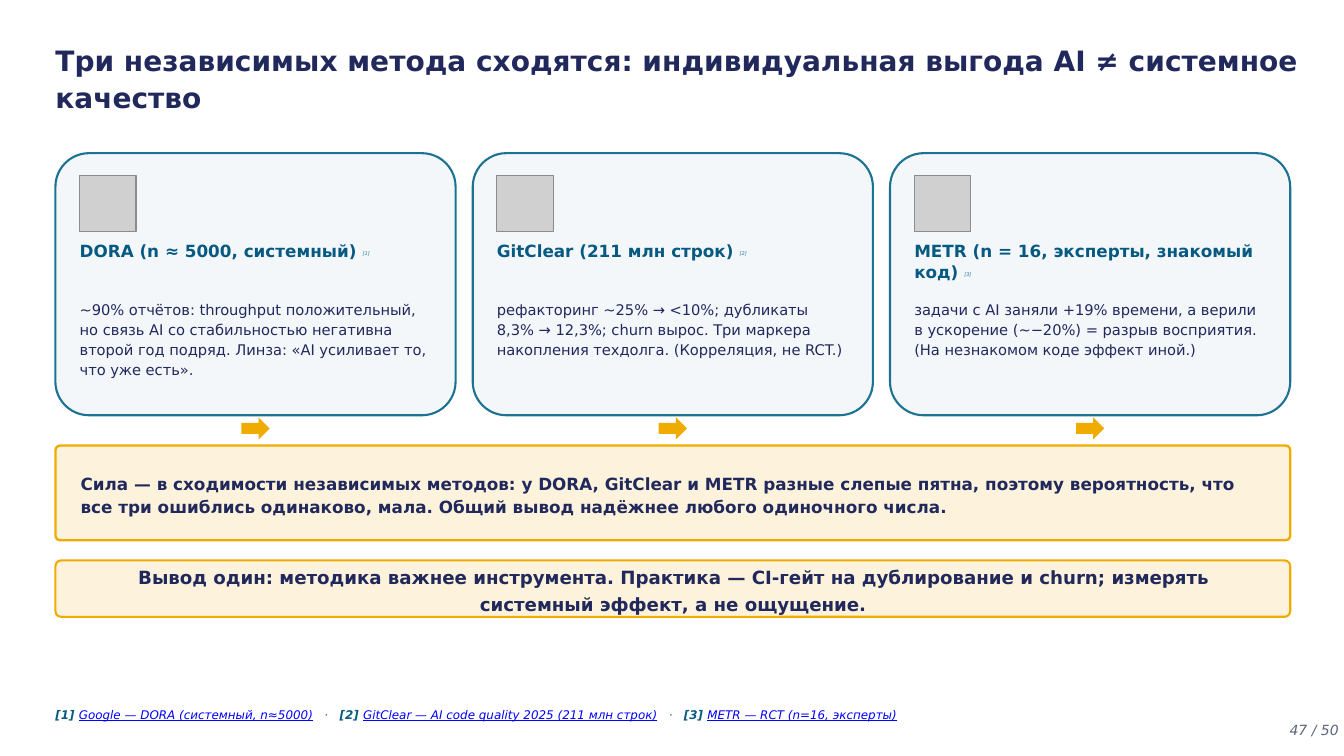
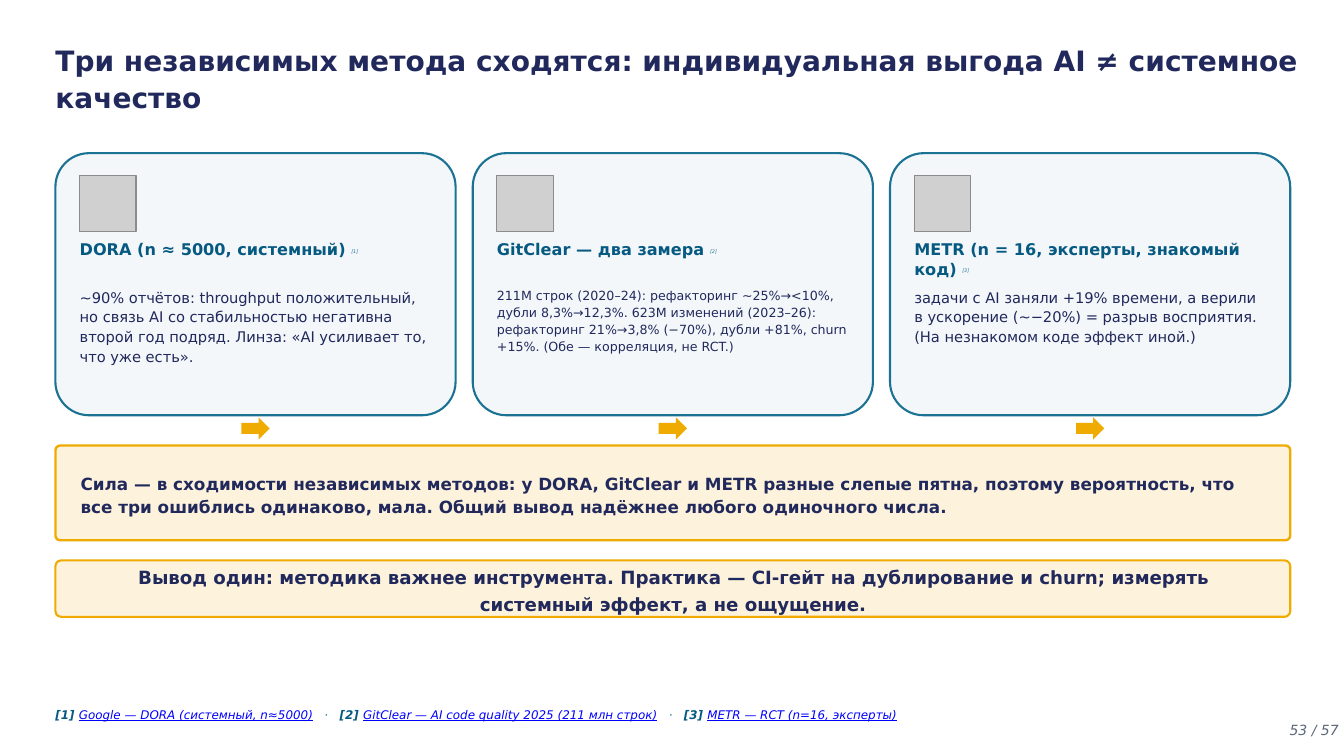
Before and after one commit to tellina-study/AI-usage-lessons, a slide deck: slide 53 of library/lectures/lec-04/rendered/lec-04.pptx (slide 47 before the commit). Drawn at 1344x756 pixels with LibreOffice and Linux fonts; fonts in the diff are those of the drawing; grey boxes stand for pictures. Boxes give left, top, right and bottom in pixels: in the first picture for what was removed or moved away, otherwise in the second. Text is boxed around its words. In the diff, an @@ line names an element or a change of style, - is before the commit and + after.

```diff
--- a/library/lectures/lec-04/rendered/lec-04.pptx
+++ b/library/lectures/lec-04/rendered/lec-04.pptx
@@ text "DORA (n ≈ 5000, системный) ..." at (80,242,358,258): size 12 to 11.5 pt in "DORA (n ≈ 5000, системный)"; size 6.2 to 6 pt in "[1]"; line spacing 1.05 to 1 @@
@@ text at (497,242,717,259): text changed; size 12 to 11.5 pt @@
-GitClear (211 млн строк) [2]
+GitClear — два замера [2]
@@ text "METR (n = 16, эксперты, ..." at (914,242,1239,278): size 12 to 11.5 pt; size 6.2 to 6 pt in "[3]"; line spacing 1.05 to 1 @@
@@ text "~90% отчётов: throughput положительный, но ...": place and size @@
-text "~90% отчётов: throughput положительный, но ..." at (80,304,426,378)
+text "~90% отчётов: throughput положительный, но ..." at (80,292,426,365)
@@ text "~90% отчётов: throughput положительный, но ..." at (80,292,426,365): line spacing 1.14 to 1.12 @@
@@ text at (497,290,847,354): text changed; size 10.5 to 9 pt @@
-рефакторинг ~25% → <10%; дубликаты 8,3% → 12,3%; churn вырос. Три маркера накопления техдолга. (Корреляция, не RCT.)
+211М строк (2020–24): рефакторинг ~25%→<10%, дубли 8,3%→12,3%. 623М изменений (2023–26): рефакторинг 21%→3,8% (−70%), дубли +81%, churn +15%. (Обе — корреляция, не RCT.)
@@ text "задачи с AI заняли +19% ..." at (914,292,1257,345): line spacing 1.14 to 1.12 @@
@@ text "задачи с AI заняли +19% ...": place and size @@
-text "задачи с AI заняли +19% ..." at (914,304,1257,358)
+text "задачи с AI заняли +19% ..." at (914,292,1257,345)
@@ text at (1290,724,1339,735): text changed @@
-47 / 50
+53 / 57
```
Also in this commit, not shown: 48 other slides changed, 8 slides added, 1 slide removed, 34 other files.
